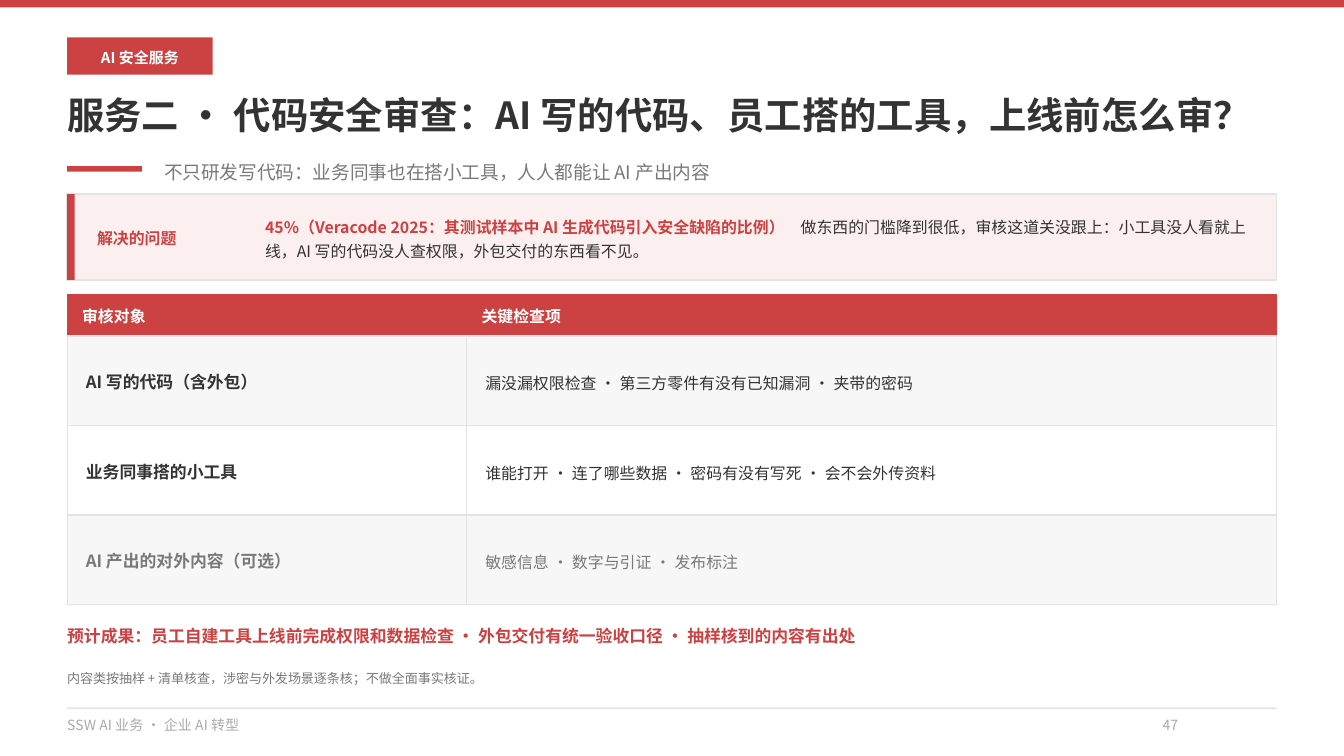
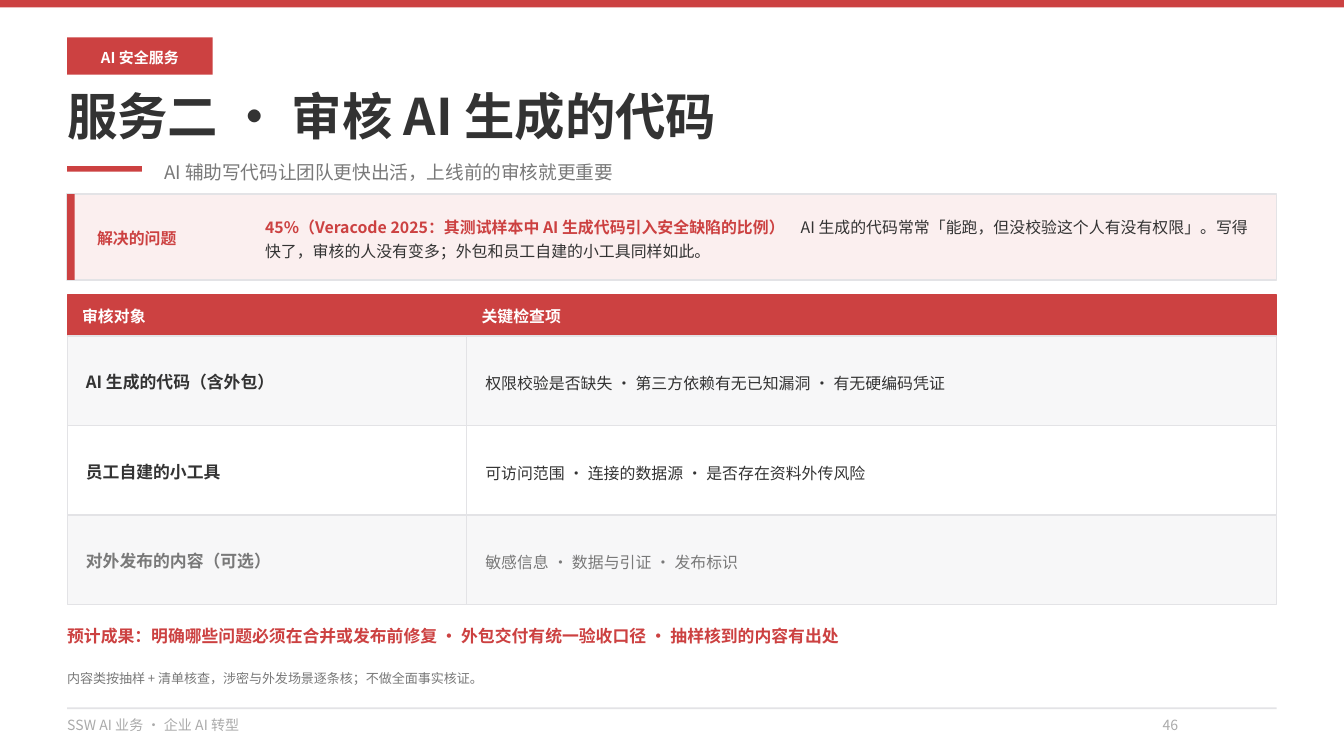
Before and after one commit to hveraus/ssw-business, a slide deck: slide 46 of SSW AI 业务_v2/SSW AI 业务_v3.pptx (slide 47 before the commit). Drawn at 1344x756 pixels with LibreOffice and Linux fonts; fonts in the diff are those of the drawing. Boxes give left, top, right and bottom in pixels: in the first picture for what was removed or moved away, otherwise in the second. Text is boxed around its words. In the diff, an @@ line names an element or a change of style, - is before the commit and + after.

Commit message:
删掉原 P45 验证表页，三页服务详情对齐新 P44 文案
- 移除「哪些业务风险需要单独验证」整页（sec3 保留在源码，不在 BUILDERS）；全篇 70 → 69 页
- 三项服务改为与 P44 同名同口径：
  · 服务一「审查现有系统的安全风险」：查账号权限、敏感数据访问、关键业务流程，找越权与绕过规则；四步改读懂系统/梳理关键流程/多账号验证/确认影响并排序；交付风险清单、修复建议与优先级、范围说明
  · 服务二「审核 AI 生成的代码」：审核对象分 AI 生成代码（含外包）/员工自建小工具/对外内容（可选），检查项改权限校验、第三方依赖、硬编码凭证、可访问范围与数据源
  · 服务三「管好员工使用的智能体」：三块改「能看什么 / 能做什么 / 留下什么」，用使用规则、数据权限、人工确认、可查询的操作记录
- 分隔页导览行同步「审查现有系统 · 审核生成代码 · 管好员工智能体」
- 页码整体前移：第五部分 43–50、第六部分 51–57、第七部分 58–61、第八部分 62–65、结束页 66、附录 67–68、备用页 69
- 目录与超链接（3/10/30/35/43/51/58/62）同步；AGENTS.md 页序表更新

```diff
--- a/SSW AI 业务_v2/SSW AI 业务_v3.pptx
+++ b/SSW AI 业务_v2/SSW AI 业务_v3.pptx
@@ text at [67,91,716,140]: text changed; size 20 to 27 pt @@
-服务二 · 代码安全审查：AI 写的代码、员工搭的工具，上线前怎么审？
+服务二 · 审核 AI 生成的代码
@@ text at [164,163,613,181]: text changed @@
-不只研发写代码：业务同事也在搭小工具，人人都能让 AI 产出内容
+AI 辅助写代码让团队更快出活，上线前的审核就更重要
@@ text at [265,219,1248,235]: text changed @@
-45%（Veracode 2025：其测试样本中 AI 生成代码引入安全缺陷的比例） 做东西的门槛降到很低，审核这道关没跟上：小工具没人看就上线，AI 写的代码没人查权限，外包交付的东西看不见。
+45%（Veracode 2025：其测试样本中 AI 生成代码引入安全缺陷的比例） AI 生成的代码常常「能跑，但没校验这个人有没有权限」。写得快了，审核的人没有变多；外包和员工自建的小工具同样如此。
@@ text at [86,373,274,390]: text changed @@
-AI 写的代码（含外包）
+AI 生成的代码（含外包）
@@ text at [485,375,945,391]: text changed @@
-漏没漏权限检查 · 第三方零件有没有已知漏洞 · 夹带的密码
+权限校验是否缺失 · 第三方依赖有无已知漏洞 · 有无硬编码凭证
@@ text at [86,463,221,480]: text changed @@
-业务同事搭的小工具
+员工自建的小工具
@@ text at [485,465,865,481]: text changed @@
-谁能打开 · 连了哪些数据 · 密码有没有写死 · 会不会外传资料
+可访问范围 · 连接的数据源 · 是否存在资料外传风险
@@ text at [86,552,271,569]: text changed @@
-AI 产出的对外内容（可选）
+对外发布的内容（可选）
@@ text at [485,554,739,569]: text changed @@
-敏感信息 · 数字与引证 · 发布标注
+敏感信息 · 数据与引证 · 发布标识
@@ text at [67,627,838,644]: text changed @@
-预计成果：员工自建工具上线前完成权限和数据检查 · 外包交付有统一验收口径 · 抽样核到的内容有出处
+预计成果：明确哪些问题必须在合并或发布前修复 · 外包交付有统一验收口径 · 抽样核到的内容有出处
@@ text at [1163,720,1179,730]: text changed @@
-47
+46
```
Also in this commit, not shown: 25 other slides changed, 1 slide removed, 2 other files.
